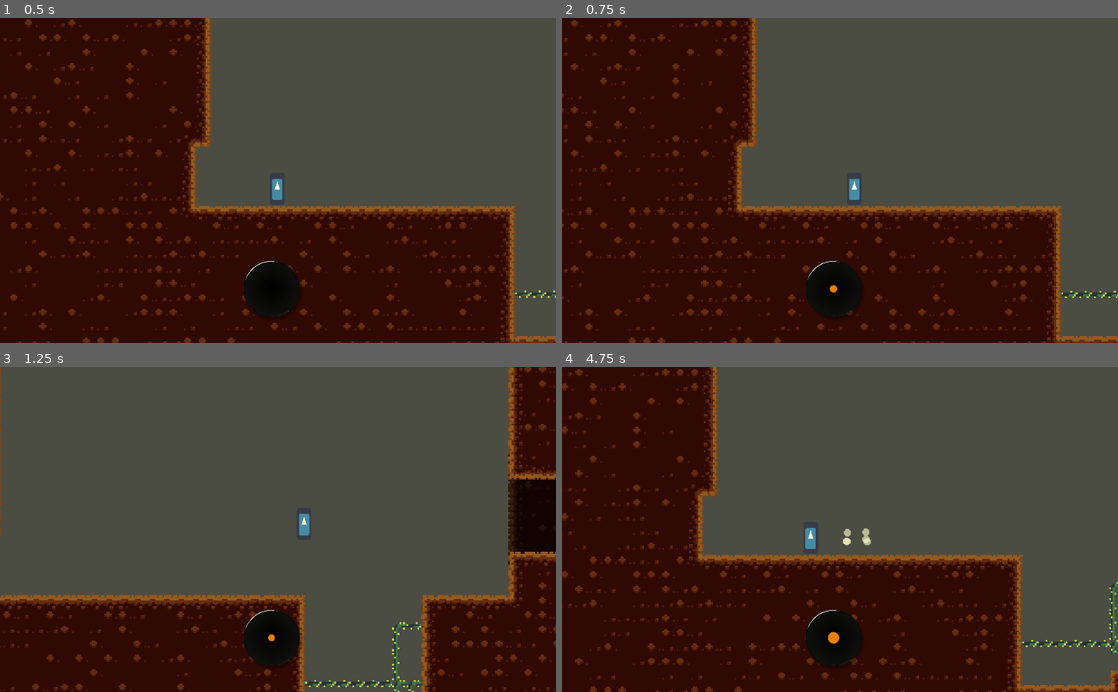
Above: before the commit, frames 1-4 (two rows, left to right).
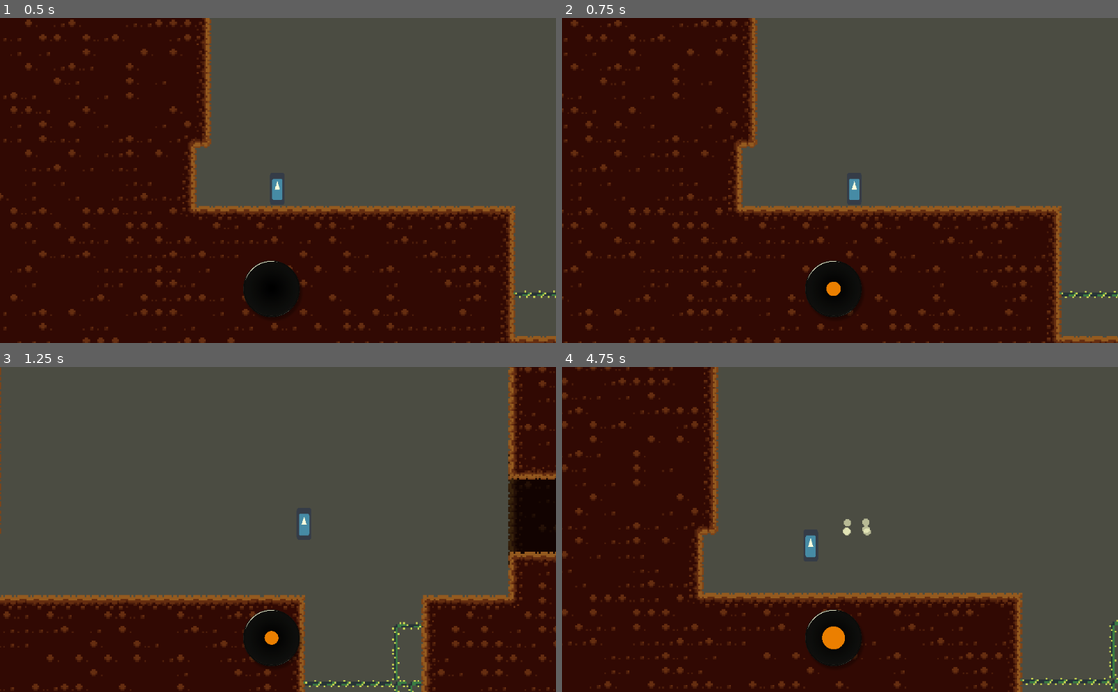
Above: after the commit, the same moments.

Repository: aridai-shi/gmtk2020
Game: Godot game, scene res://GameLoader.tscn
Same seed, same stepped clock (60 frames per second), same inputs: the game is played once before the commit and once after it. The engine's default icon, where the game draws it, is replaced by a stand-in: a white triangle on a blue panel in a dark square. Sound files missing from this copy of the repository are replaced by a short silence.
Inputs:
- Up to frame 1 (0.5 s): no input
- Up to frame 2 (0.75 s): hold Right (ui_right) from 0.53 s (still down)
- Up to frame 3 (1.25 s): keep holding Right (ui_right); tap Space (ui_select) at 0.77 s
- Up to frame 4 (4.75 s): tap Space (ui_select) at 1.52, 3.02, 3.77, 4.52 s; release Right (ui_right) at 2.03 s; hold Left (ui_left) 2.03-2.78 s; hold Right (ui_right) 2.78-4.28 s; hold Left (ui_left) from 4.28 s (still down)

Frame 1 is identical in both runs. In frame 2, less than 0.1% of the frame differs, in the area x 47-51%, y 81-86%; in frame 3, less than 0.1%; in frame 4, 16%, in the area x 0-100%, y 0-100%.

Commit message:
Added Track 1

Diff:
--- a/GameLoader.gd
+++ b/GameLoader.gd
@@ -2,7 +2,7 @@
 onready var ScreenWipe = $ScreenWipe/Rect
 onready var ScreenTween = $ScreenWipe/Tween
 var currentlevel = 0
-var levellist = [["res://Levels/Level1.tscn",load("res://Music/placeholder.ogg"), 30]]
+var levellist = [["res://Levels/Level1.tscn",load("res://Music/track1.ogg"), 60]]
 func _ready():
 	load_level(levellist[0])
 func transition_level(level):
Not shown, added: Music/track1.ogg
